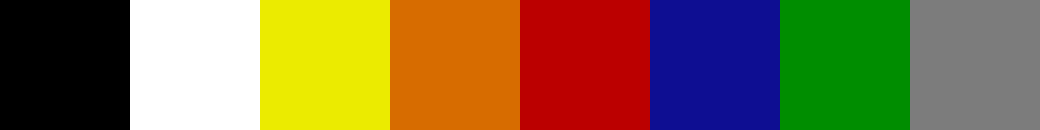
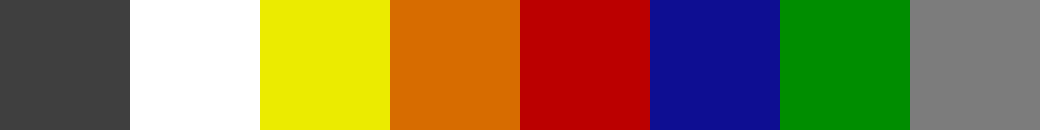
Layered file, before and after one edit (1040 x 130). Changes by layer:
painted on "Hintergrund" over [left=0, top=0, right=130, bottom=130]
